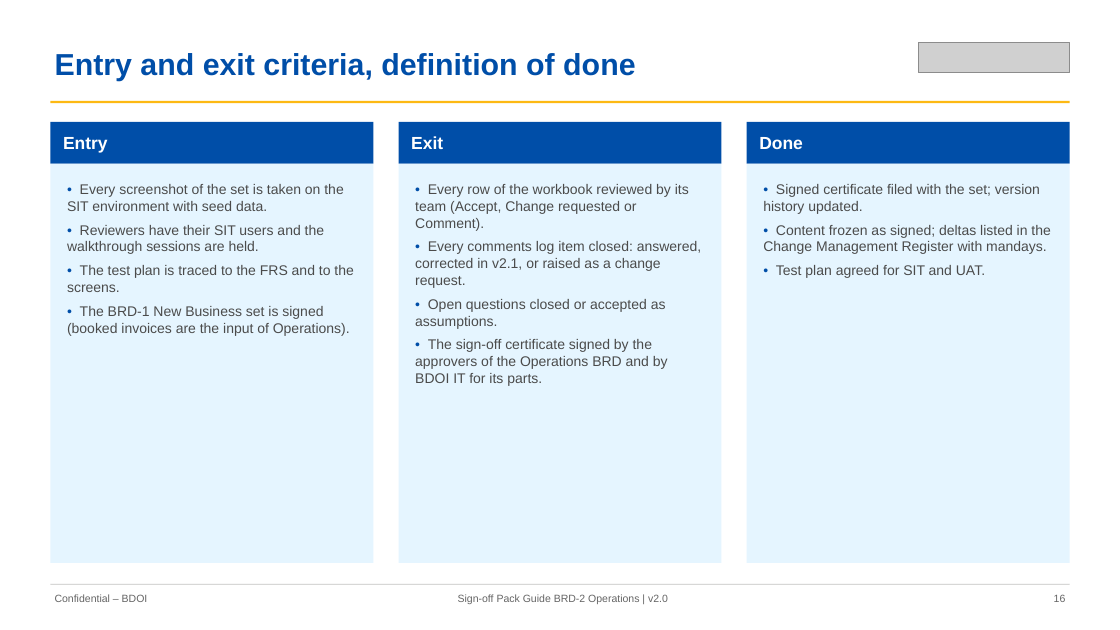
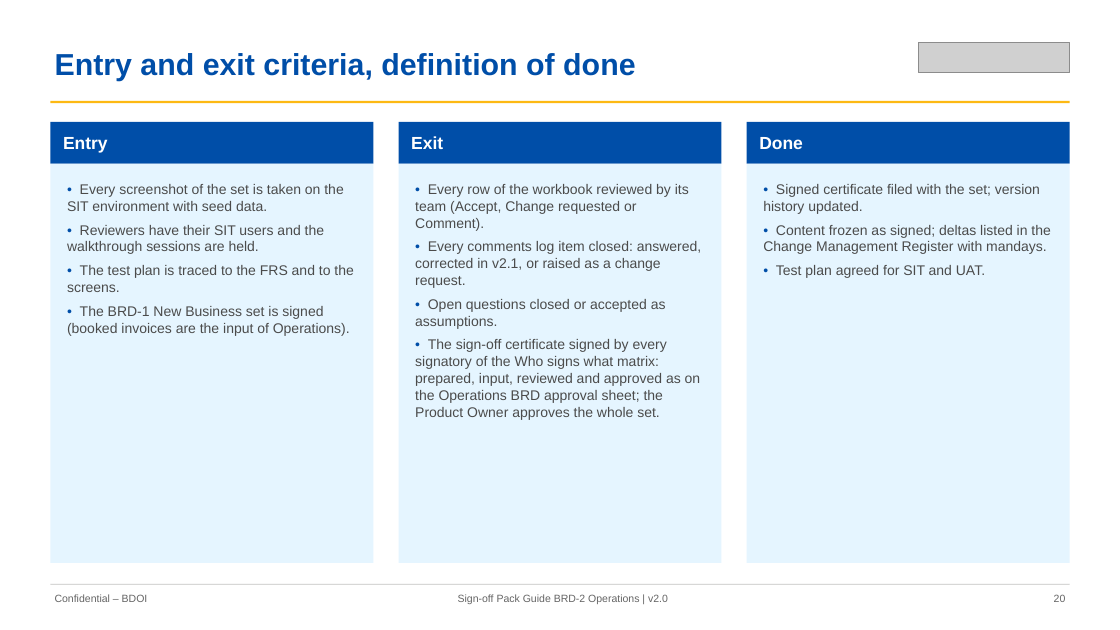
Before and after one commit to IortaTexhNXT-DEV/FinVerse, a slide deck: slide 20 of docs/deliverables/out/Drop-1_Transactional/BRD-02_Operations/01_BIBS_GuideDeck_BRD-02_Operations_v2.0.pptx (slide 16 before the commit). Drawn at 1120x630 pixels with LibreOffice and Linux fonts; fonts in the diff are those of the drawing; grey boxes stand for pictures. Boxes give left, top, right and bottom in pixels: in the first picture for what was removed or moved away, otherwise in the second. Text is boxed around its words. In the diff, an @@ line names an element or a change of style, - is before the commit and + after.

Commit message:
BRD-02 Operations sign-off set v2.0 rebuilt on the final retake: Start Here, guide deck, FRS, sign-off workbook, test plan and summary; UX screen deck, UX screen register and image package; ACSL persona texts, the ACSL team leader's menu kept once; drop index

```diff
--- a/docs/deliverables/out/Drop-1_Transactional/BRD-02_Operations/01_BIBS_GuideDeck_BRD-02_Operations_v2.0.pptx
+++ b/docs/deliverables/out/Drop-1_Transactional/BRD-02_Operations/01_BIBS_GuideDeck_BRD-02_Operations_v2.0.pptx
@@ text at (415,339,701,420): text changed @@
-• The sign-off certificate signed by the approvers of the Operations BRD and by BDOI IT for its parts.
+• The sign-off certificate signed by every signatory of the Who signs what matrix: prepared, input, reviewed and approved as on the Operations BRD approval sheet; the Product Owner approves the whole set.
@@ text at (1054,594,1066,602): text changed @@
-16
+20
```
Also in this commit, not shown: 18 other slides changed, 4 slides added, 12 other files.
